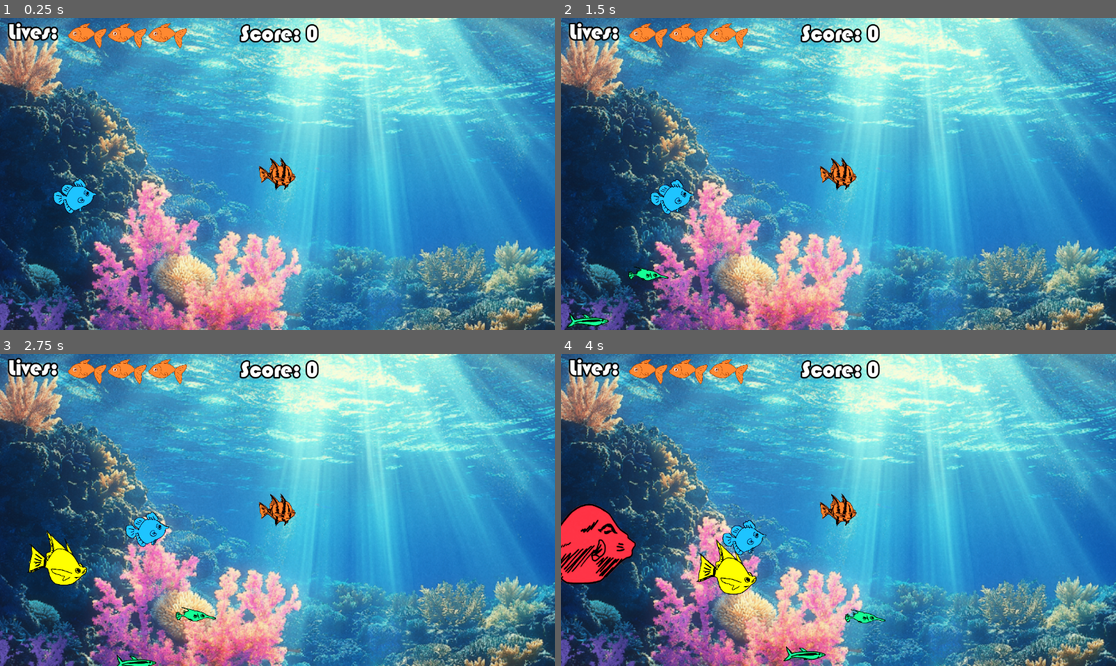
Above: before the commit, frames 1-4 (two rows, left to right).
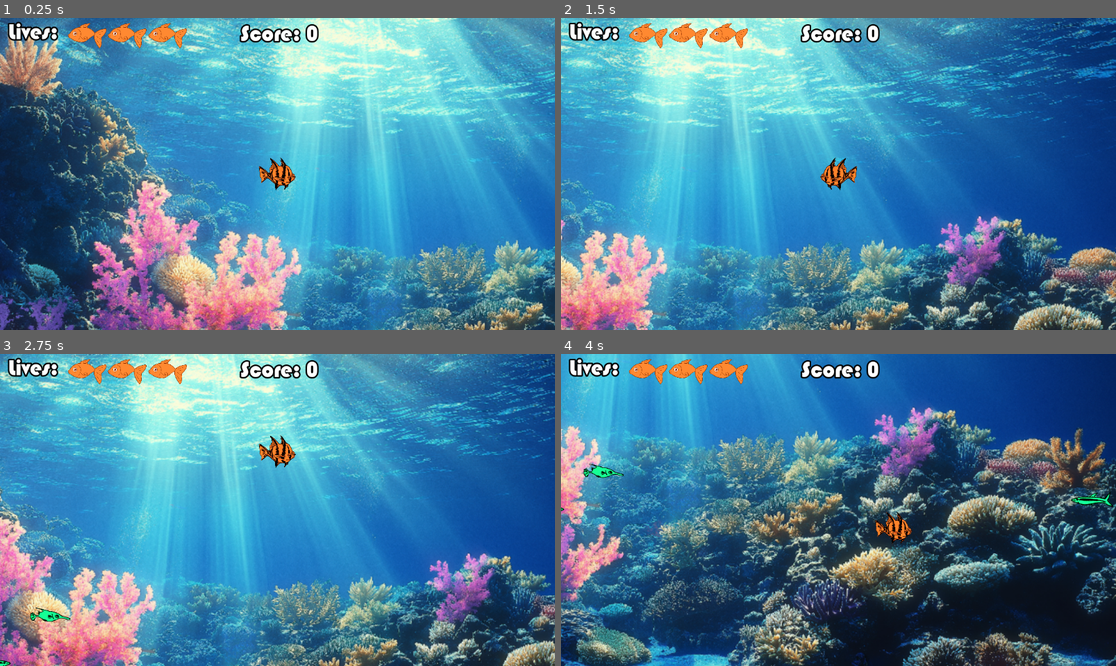
Above: after the commit, the same moments.

Repository: cpbarrett9/fish-game
Game: Godot game, scene res://Scenes/Levels/main.tscn
Same seed, same stepped clock (60 frames per second), same inputs: the game is played once before the commit and once after it.
Inputs (mouse positions are in pixels of both pictures, inside the frame that each line leads up to):
- Up to frame 1 (0.25 s): no input
- Up to frame 2 (1.5 s): move the mouse to (960, 158) at 0.52 s; move the mouse to (727, 189) at 1.27 s
- Up to frame 3 (2.75 s): move the mouse to (333, 441) at 2.02 s
- Up to frame 4 (4 s): move the mouse to (810, 572) at 2.77 s; move the mouse to (1005, 556) at 3.52 s

The runs differ from the first frame. In frame 1, 0.5% of the frame differs, in the area x 9-18%, y 51-63%; in frame 2, 94%; in frame 3, 92%; in frame 4, 95%, in the area x 0-100%, y 0-100%.
Error before the commit: Parse Error: Variable "sprite" has the same name as a previously declared variable. (res://Scripts/player_fish.gd:7)

Commit message:
Fish grows and can eat progressively bigger fish

Diff:
--- a/Scenes/Levels/main.tscn
+++ b/Scenes/Levels/main.tscn
@@ -68,6 +68,7 @@
 script = ExtResource("7_irfg1")
 
 [node name="NPC_Fish2" parent="." instance=ExtResource("5_w0lsm")]
+visible = false
 position = Vector2(143, 373)
 
 [node name="CanvasLayer" type="CanvasLayer" parent="."]
--- a/Scenes/Objects/npc_fish_large.gd
+++ b/Scenes/Objects/npc_fish_large.gd
@@ -34,7 +34,7 @@
 	if body.name == "PlayerFish": # Trigger when player collides with fish
 		if fish_size <= player.getSize():
 			node_main.set_score(pointValue)
-			print(str(main.score))
+			#print(str(main.score))
 			queue_free()
 
 func bob() -> void:
--- a/Scripts/npc_fish_large.gd
+++ b/Scripts/npc_fish_large.gd
@@ -34,7 +34,7 @@
 	if body.name == "PlayerFish": # Trigger when player collides with fish
 		if fish_size <= player.getSize():
 			node_main.set_score(pointValue)
-			print(str(main.score))
+			#print(str(main.score))
 			queue_free()
 
 func bob() -> void:
--- a/Scripts/npc_fish_medium.gd
+++ b/Scripts/npc_fish_medium.gd
@@ -49,7 +49,7 @@
 	if body.name == "PlayerFish": # Trigger when player collides with fish
 		if fish_size <= player.getSize():
 			node_main.set_score(pointValue)
-			print(str(main.score))
+			#print(str(main.score))
 			queue_free()
 
 func bob() -> void:
--- a/Scripts/npc_fish_small.gd
+++ b/Scripts/npc_fish_small.gd
@@ -31,7 +31,7 @@
 	var node_main: Node = get_node("/root/Main")
 	if body.name == "PlayerFish": # Trigger when player collides with fish
 		node_main.set_score(pointValue)
-		print(str(main.score))
+		#print(str(main.score))
 		queue_free()
 
 func bob() -> void:
--- a/Scripts/player_fish.gd
+++ b/Scripts/player_fish.gd
@@ -4,13 +4,16 @@
 @onready var sprite = $Sprite2D
 @onready var size: int = 1
 @onready var node_main: Node = get_node("/root/Main")
-@onready var sprite = $Sprite2D
 @onready var collisionpolygon = $CollisionPolygon2DTEST
 @onready var characterbody = $CharacterBody2D
 
+# Scores thresholds triggering sizes + tracking booleans:
 @export var scoreToWin = 300
+var winTriggered: bool = false
 @export var scoreForLarge = 150
+var largeTriggered: bool = false
 @export var scoreForMedium = 50
+var mediumTriggered: bool = false
 
 # Called when the node enters the scene tree for the first time.
 func _ready() -> void:
@@ -21,12 +24,18 @@
 
 # Called every frame. 'delta' is the elapsed time since the previous frame.
 func _process(delta: float) -> void:
+	var score = node_main.getScore() # Update score (from Main node) every frame
 
-	var score = node_main.getScore()
-	if score > scoreToWin: print("Game won!")
-	elif score > scoreForLarge: size = 3
-	elif score > 50: scoreForMedium = 2
-	else: size = 1
+	# Check when to increase size when a score thresholds are reached:
+	if score > scoreToWin && !winTriggered:
+		print("Game won!")
+		winTriggered = true
+	if score > scoreForLarge && !largeTriggered:
+		size = 3 #3 = LARGE
+		largeTriggered = true
+	if score > scoreForMedium && !mediumTriggered:
+		size = 2 #2 = SMALL
+		mediumTriggered = true
 
 	# Get mouse position and float towards it
 	var target = get_global_mouse_position()
@@ -39,9 +48,7 @@
 	else:
 		sprite.flip_h = false  # face right
 
-
-
-
+	# Increasing size based on score:
 	if node_main.getScore() >= 20 && node_main.getScore() < 60:
 		growSize(1.2, 1.2)
 		node_main.incrementSize
Not shown: 1 places in Scenes/Objects/npc_fish_medium.tscn that only renumber resources
Not shown, changed: .DS_Store
